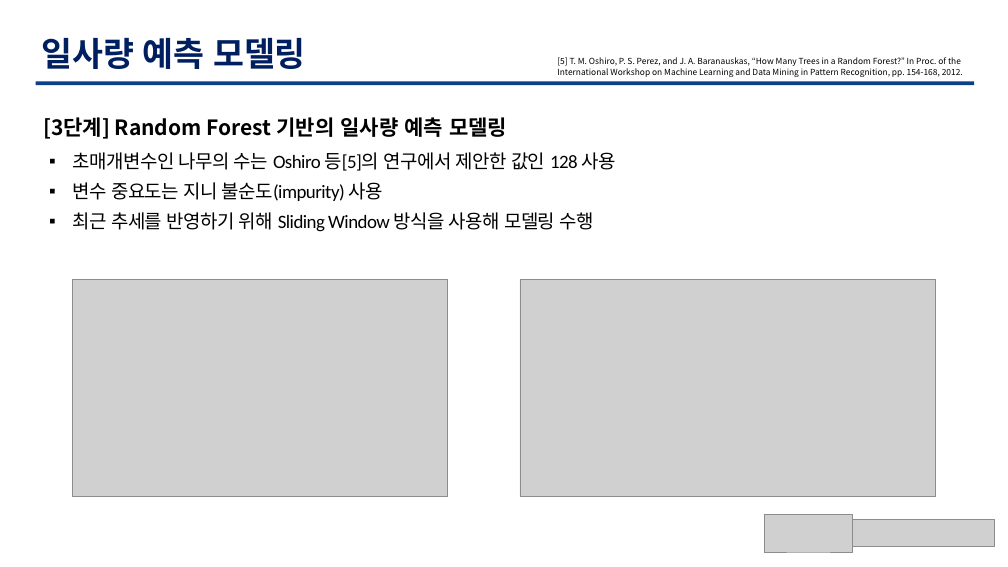
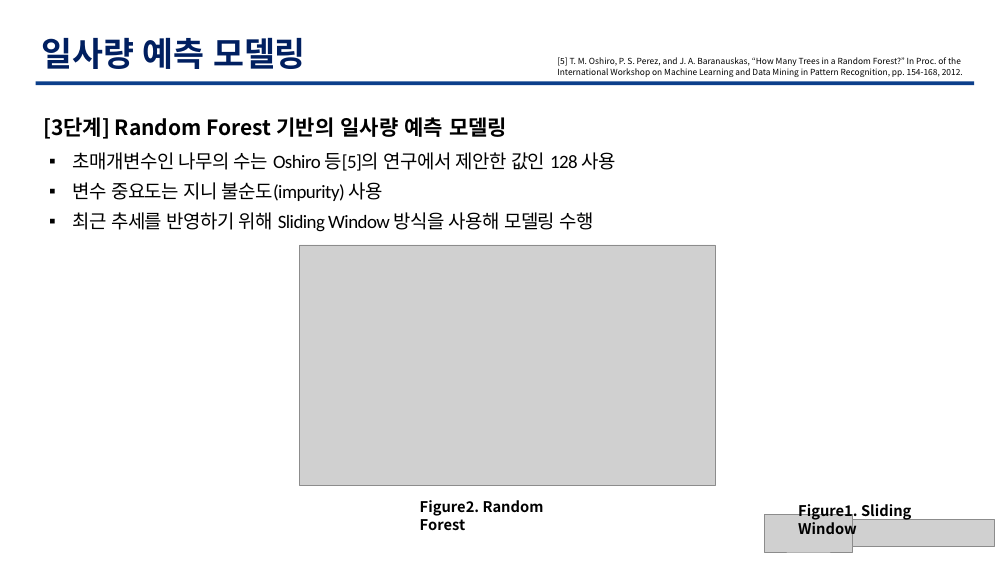
Before and after one commit to TaegyuHan/Solar_radiation_prediction_model, a slide deck: slide 11 of KICS_PT/[KICS] 모델 poster.pptx. Drawn at 1008x567 pixels with LibreOffice and Linux fonts; fonts in the diff are those of the drawing; grey boxes stand for pictures. Boxes give left, top, right and bottom in pixels: in the first picture for what was removed or moved away, otherwise in the second. Text is boxed around its words. In the diff, an @@ line names an element or a change of style, - is before the commit and + after.

```diff
--- a/KICS_PT/[KICS] 모델 poster.pptx
+++ b/KICS_PT/[KICS] 모델 poster.pptx
@@ picture: place and size @@
-picture at (73,280,447,497)
+picture at (299,245,715,485)
@@ picture removed at (520,280,935,497) @@
@@ text added at (420,500,544,531), 14 pt, text #000000, bold @@
+Figure2. Random Forest
@@ text added at (798,501,911,538), 14 pt, text #000000, bold @@
+Figure1. Sliding Window
```
Also in this commit, not shown: 5 other slides changed.
